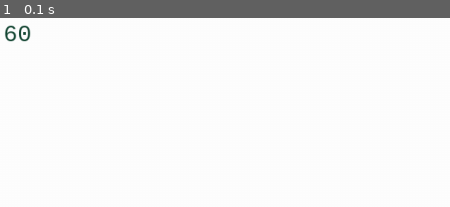
Above: before the commit, frame 1.
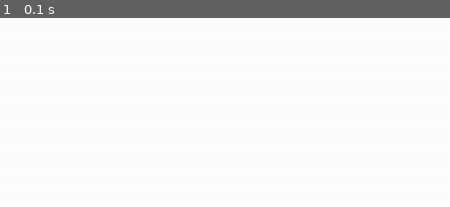
Above: after the commit, the same moment.

Repository: dimayasha7123/CGlabs_filling_with_pygame
Game: pygame game, started from main.py
The game is run twice, just before and just after one commit, with the same random seed, the same clock (stepped at 60 frames per second) and the same inputs.
Inputs:
- Up to frame 1 (0.1 s): no input
The pictures show only the part of the screen within x 0-50%, y 0-50%; the shares and areas given below are measured in that part.

The runs differ from the first frame. In frame 1, 0.3% of the frame differs, in the area x 1-7%, y 3-13%.

Commit message:
Ускорил отрисовку

Diff:
--- a/main.py
+++ b/main.py
@@ -1,3 +1,5 @@
+import copy
+
 import pygame
 import time
 from pygame.locals import *
@@ -5,12 +7,10 @@
 
 size = 1280, 720
 width, height = size
-pSize = 128, 72
+pSize =128, 72
 pWidth, pHeight = pSize
-drawMatrix = []
-for i in range(0, pHeight):
-    row = [3] * pWidth
-    drawMatrix.append(row)
+drawMatrix = [[3] * pWidth for i in range(0, pHeight)]
+prevDrawMatrix = copy.deepcopy(drawMatrix)
 
 GRAY = (127, 127, 127)
 DARK_GRAY = (200, 200, 200)
@@ -35,7 +35,7 @@
         print(f'FPS: {fps}')
     prevTime = currTime
     imgFps = fpsFont.render(str(fps), True, DARK_GREEN)
-    screen.blit(imgFps, (5, 5))
+    #screen.blit(imgFps, (5, 5))
 
 
 screen = pygame.display.set_mode(size)
@@ -53,8 +53,10 @@
 poped = 0
 
 drawColours = {1: DARK_GRAY, 2: LIGHT_BLUE, 3: WHITE}
+cadr = -1
 
 while running:
+    cadr += 1
     for event in pygame.event.get():
         if event.type == QUIT:
             running = False
@@ -210,16 +212,37 @@
                     print('Пошел направо в последнем if')
                     x += 1
 
-
-    for w in range(0, pWidth):
-        for h in range(0, pHeight):
-            start = [round(i) for i in (w * width / pWidth, h * height / pHeight)]
-            end = [round(i) for i in ((w + 1) * width / pWidth, (h + 1) * height / pHeight)]
-            size = end[0] - start[0], end[1] - start[1]
-            pygame.draw.rect(screen, drawColours.get(drawMatrix[h][w]), (start, size))
-            #pygame.draw.rect(screen, GRAY, (start, size), 1)
-
-    printFPS(False)
+    pixelsToDraw = []
+    if cadr == 0:
+        for w in range(0, pWidth):
+            for h in range(0, pHeight):
+                pixelsToDraw.append((h, w, drawMatrix[h][w]))
+    else:
+        for w in range(0, pWidth):
+            for h in range(0, pHeight):
+                if drawMatrix[h][w] != prevDrawMatrix[h][w]:
+                    pixelsToDraw.append((h, w, drawMatrix[h][w]))
+                    prevDrawMatrix[h][w] = drawMatrix[h][w]
+
+    for pixel in pixelsToDraw:
+        h = pixel[0]
+        w = pixel[1]
+        color = pixel[2]
+        start = [round(i) for i in (w * width / pWidth, h * height / pHeight)]
+        end = [round(i) for i in ((w + 1) * width / pWidth, (h + 1) * height / pHeight)]
+        size = end[0] - start[0], end[1] - start[1]
+        pygame.draw.rect(screen, drawColours.get(color), (start, size))
+        #pygame.draw.rect(screen, GRAY, (start, size), 1)
+
+    # for w in range(0, pWidth):
+    #     for h in range(0, pHeight):
+    #         start = [round(i) for i in (w * width / pWidth, h * height / pHeight)]
+    #         end = [round(i) for i in ((w + 1) * width / pWidth, (h + 1) * height / pHeight)]
+    #         size = end[0] - start[0], end[1] - start[1]
+    #         pygame.draw.rect(screen, drawColours.get(drawMatrix[h][w]), (start, size))
+    #         #pygame.draw.rect(screen, GRAY, (start, size), 1)
+
+    #printFPS(True)
     pygame.display.update()
 
 pygame.quit()
